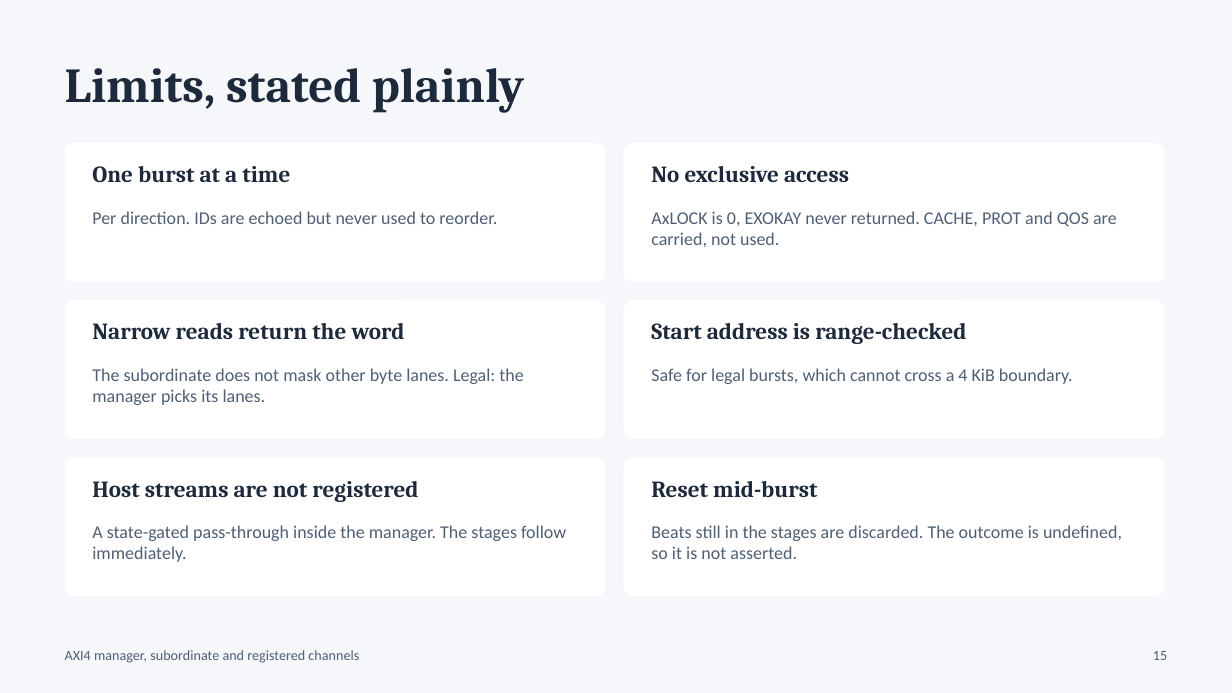
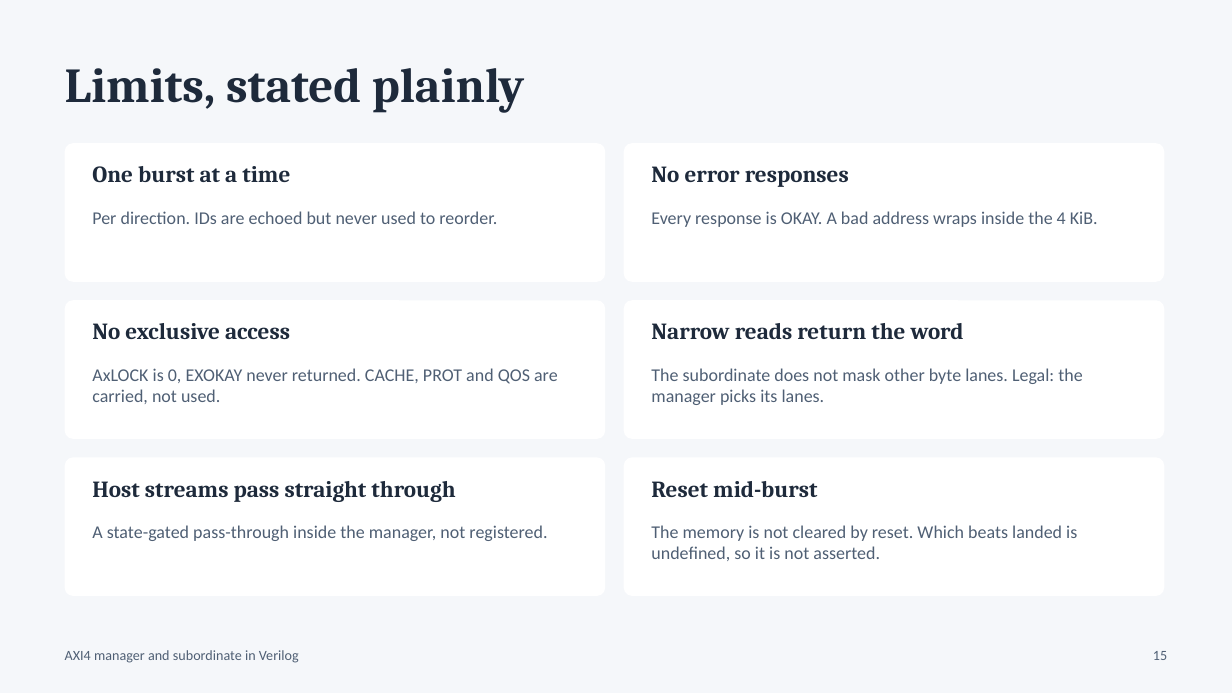
Before and after one commit to Moksha2709/Axi4_FPGA_Implementation, a slide deck: slide 15 of docs/AXI4_Viva_Presentation.pptx. Drawn at 1232x693 pixels with LibreOffice and Linux fonts; fonts in the diff are those of the drawing. Boxes give left, top, right and bottom in pixels: in the first picture for what was removed or moved away, otherwise in the second. Text is boxed around its words. In the diff, an @@ line names an element or a change of style, - is before the commit and + after.

Commit message:
Bare AXI4: remove register stages, error checks and extra host signals; regenerate diagram, waveforms and presentation

```diff
--- a/docs/AXI4_Viva_Presentation.pptx
+++ b/docs/AXI4_Viva_Presentation.pptx
@@ text at [651,166,849,187]: text changed @@
-No exclusive access
+No error responses
@@ text at [651,211,1098,227]: text changed @@
-AxLOCK is 0, EXOKAY never returned. CACHE, PROT and QOS are carried, not used.
+Every response is OKAY. A bad address wraps inside the 4 KiB.
@@ text at [92,323,290,339]: text changed @@
-Narrow reads return the word
+No exclusive access
@@ text at [651,323,964,339]: text changed @@
-Start address is range-checked
+Narrow reads return the word
@@ text at [92,368,558,404]: text changed @@
-The subordinate does not mask other byte lanes. Legal: the manager picks its lanes.
+AxLOCK is 0, EXOKAY never returned. CACHE, PROT and QOS are carried, not used.
@@ text at [651,368,1082,405]: text changed @@
-Safe for legal bursts, which cannot cross a 4 KiB boundary.
+The subordinate does not mask other byte lanes. Legal: the manager picks its lanes.
@@ text at [92,481,455,502]: text changed @@
-Host streams are not registered
+Host streams pass straight through
@@ text at [92,525,547,541]: text changed @@
-A state-gated pass-through inside the manager. The stages follow immediately.
+A state-gated pass-through inside the manager, not registered.
@@ text at [651,525,1077,561]: text changed @@
-Beats still in the stages are discarded. The outcome is undefined, so it is not asserted.
+The memory is not cleared by reset. Which beats landed is undefined, so it is not asserted.
@@ text at [65,650,299,663]: text changed @@
-AXI4 manager, subordinate and registered channels
+AXI4 manager and subordinate in Verilog
```
Also in this commit, not shown: 14 other slides changed, 2 slides added, 2 slides removed, 26 other files.
